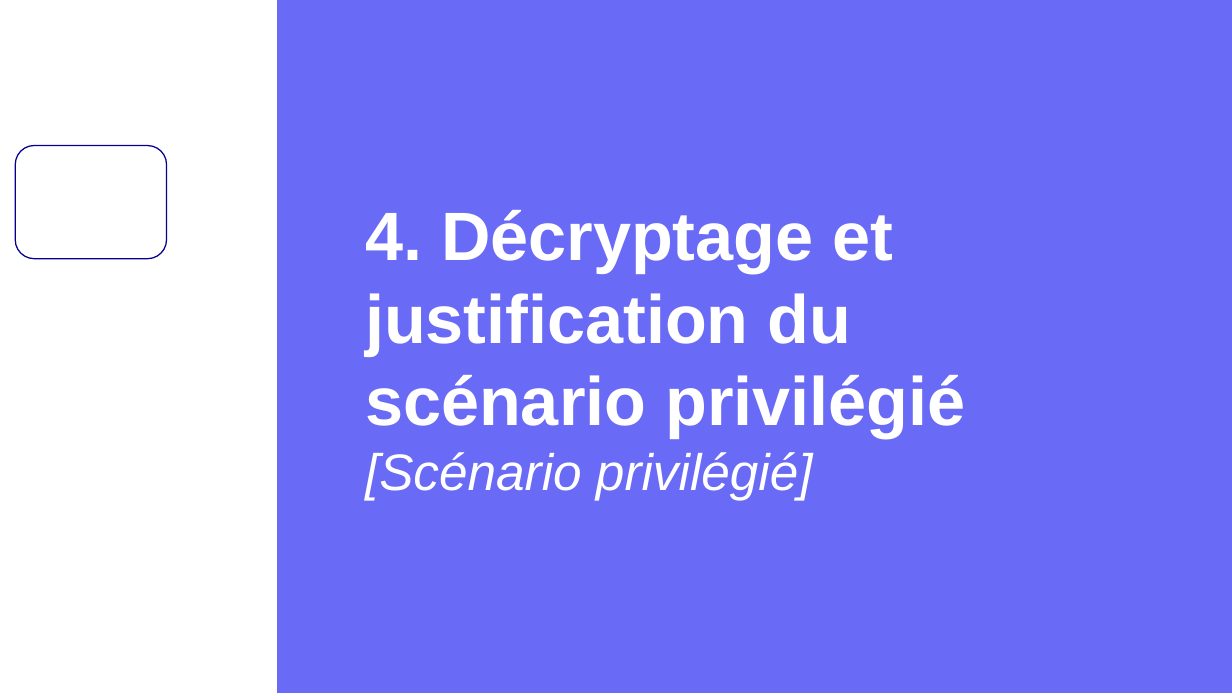
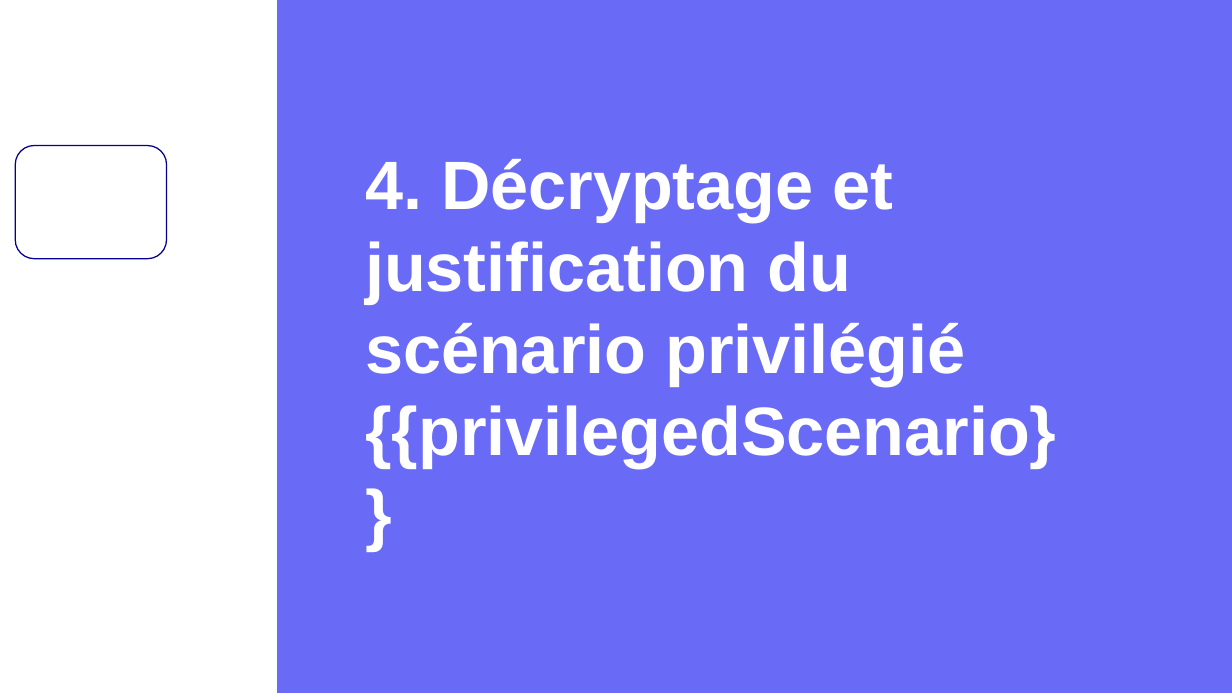
Before and after one commit to MTES-MCT/otelo-back, a slide deck: slide 18 of public/ppt/template.pptx. Drawn at 1232x693 pixels with LibreOffice and Linux fonts; fonts in the diff are those of the drawing; background and template pictures are left out. Boxes give left, top, right and bottom in pixels: in the first picture for what was removed or moved away, otherwise in the second. Text is boxed around its words. In the diff, an @@ line names an element or a change of style, - is before the commit and + after.

```diff
--- a/public/ppt/template.pptx
+++ b/public/ppt/template.pptx
@@ text at <box>365,159,1056,468</box>: text changed @@
-4. Décryptage et justification du scénario privilégié
-[Scénario privilégié]
+4. Décryptage et justification du scénario privilégié {{privilegedScenario}}
```
Also in this commit, not shown: 14 other slides changed, 15 other files.
